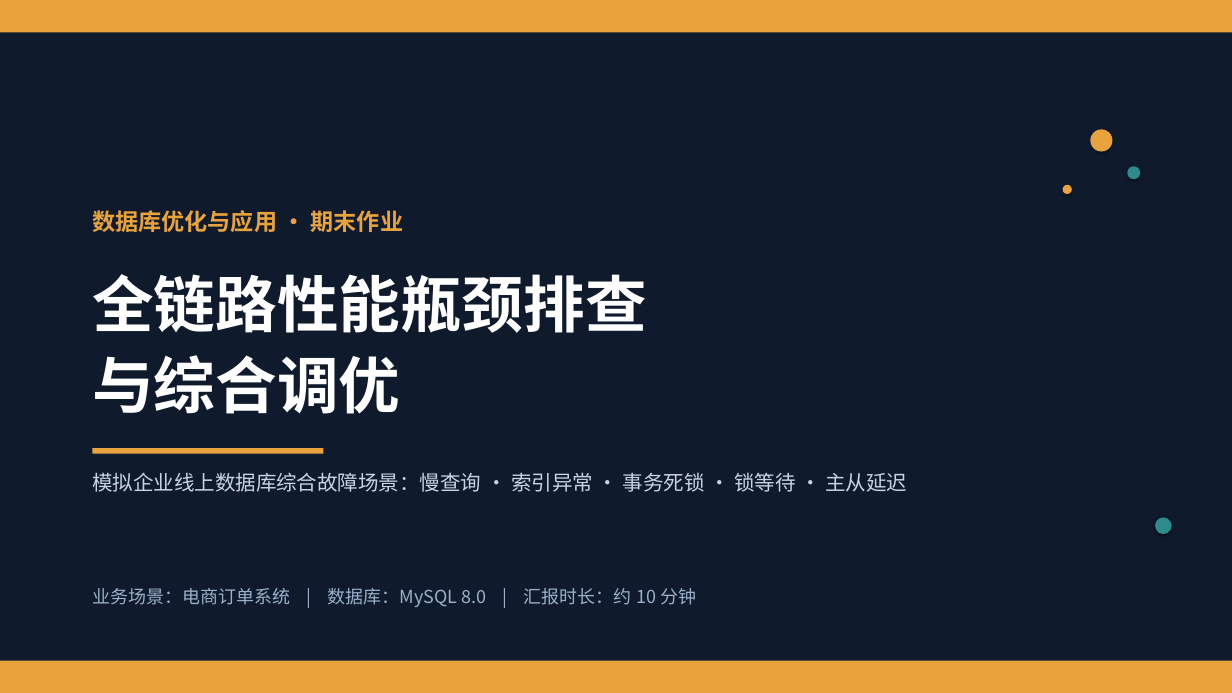
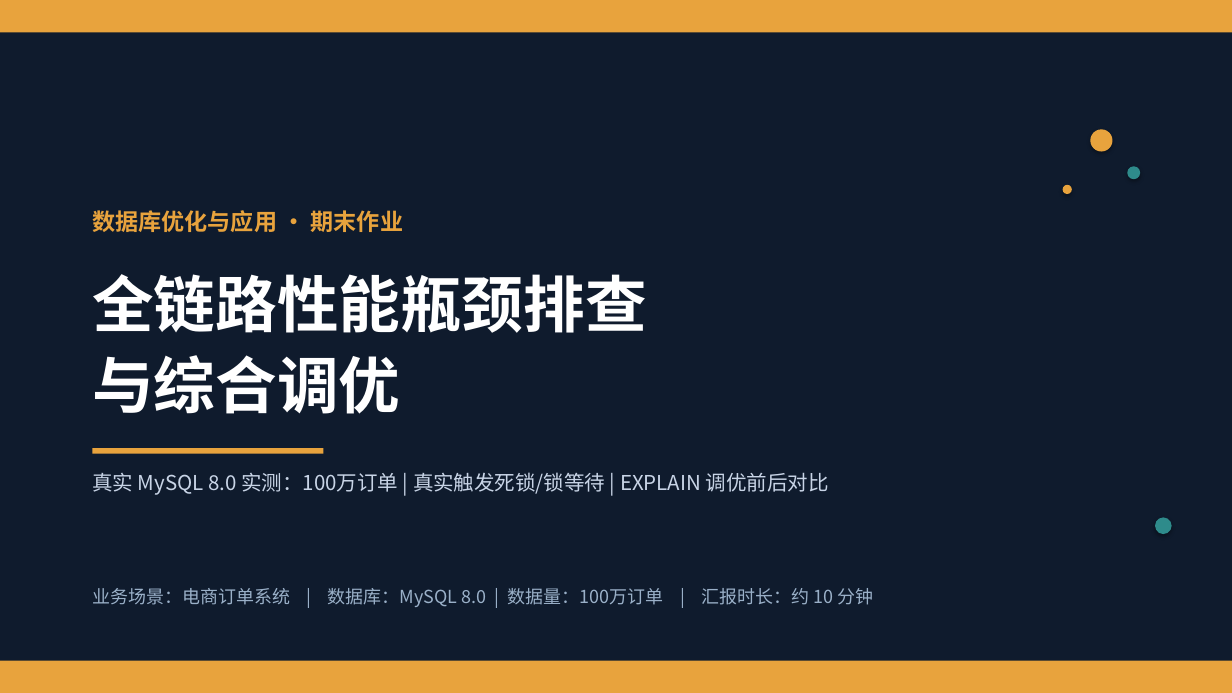
Before and after one commit to nxj23/-, a slide deck: slide 1 of db_optimization_demo/ppt/全链路性能瓶颈排查与综合调优.pptx. Drawn at 1232x693 pixels with LibreOffice and Linux fonts; fonts in the diff are those of the drawing. Boxes give left, top, right and bottom in pixels: in the first picture for what was removed or moved away, otherwise in the second. Text is boxed around its words. In the diff, an @@ line names an element or a change of style, - is before the commit and + after.

Commit message:
feat: 数据库性能瓶颈排查与调优汇报

```diff
--- a/db_optimization_demo/ppt/全链路性能瓶颈排查与综合调优.pptx
+++ b/db_optimization_demo/ppt/全链路性能瓶颈排查与综合调优.pptx
@@ text at [92, 472, 829, 495]: text changed @@
-模拟企业线上数据库综合故障场景：慢查询 · 索引异常 · 事务死锁 · 锁等待 · 主从延迟
+真实 MySQL 8.0 实测：100万订单 | 真实触发死锁/锁等待 | EXPLAIN 调优前后对比
@@ text at [92, 588, 873, 607]: text changed @@
-业务场景：电商订单系统 | 数据库：MySQL 8.0 | 汇报时长：约 10 分钟
+业务场景：电商订单系统 | 数据库：MySQL 8.0 | 数据量：100万订单 | 汇报时长：约 10 分钟
```
Also in this commit, not shown: 7 other slides changed, 10 other files.
